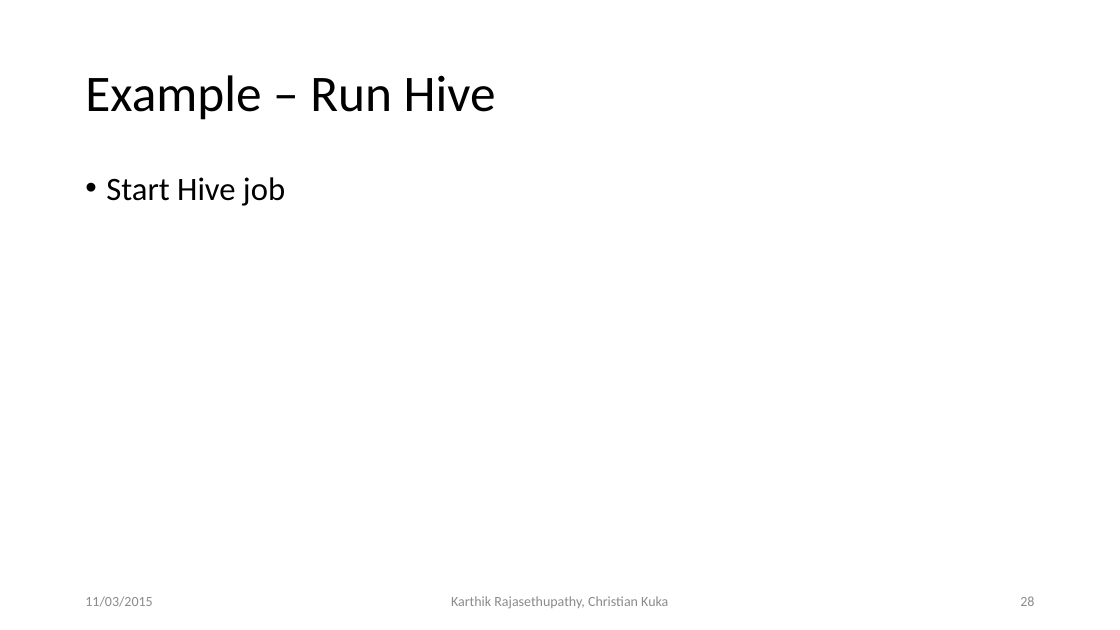
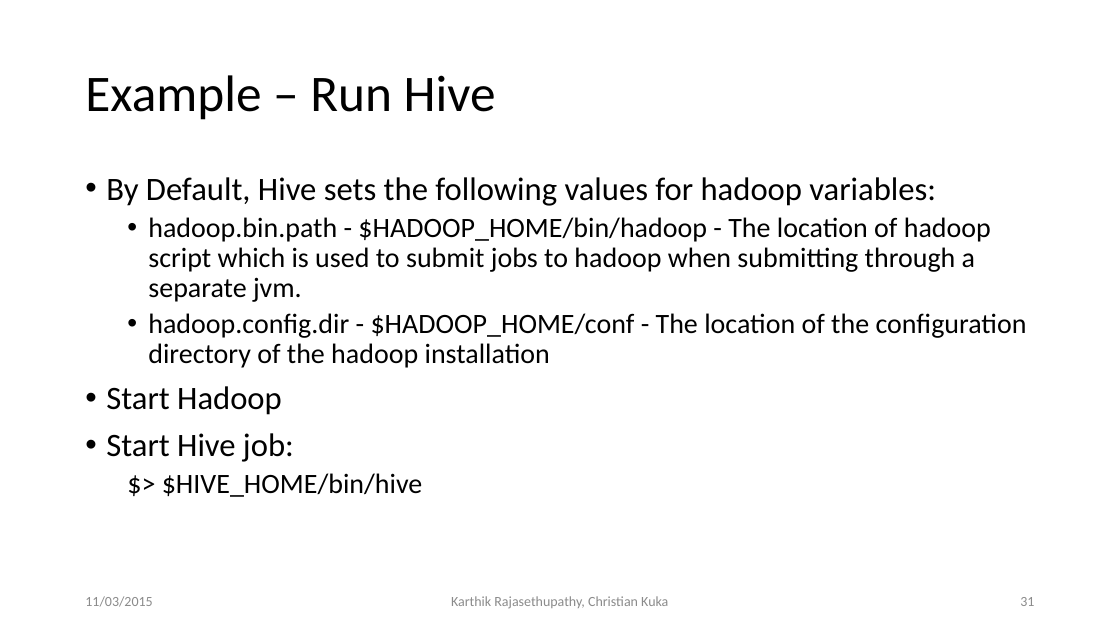
Before and after one commit to ckuka/SHDS, a slide deck: slide 31 of slides/ShanghaiDataScience_Master.pptx (slide 28 before the commit). Drawn at 1120x630 pixels with LibreOffice and Linux fonts; fonts in the diff are those of the drawing. Boxes give left, top, right and bottom in pixels: in the first picture for what was removed or moved away, otherwise in the second. Text is boxed around its words. In the diff, an @@ line names an element or a change of style, - is before the commit and + after.

Commit message:
Add MapReduce slides and flume config

```diff
--- a/slides/ShanghaiDataScience_Master.pptx
+++ b/slides/ShanghaiDataScience_Master.pptx
@@ text at <box>106,177,1027,497</box>: text changed; size 28 to 24 pt @@
-• Start Hive job
+• By Default, Hive sets the following values for hadoop variables:
+  • hadoop.bin.path - $HADOOP_HOME/bin/hadoop - The location of hadoop script which is used to submit jobs to hadoop when submitting through a separate jvm.
+  • hadoop.config.dir - $HADOOP_HOME/conf - The location of the configuration directory of the hadoop installation
+• Start Hadoop
+• Start Hive job:
+  $> $HIVE_HOME/bin/hive
@@ page number at <box>1020,597,1034,606</box>: text changed @@
-28
+31
```
Also in this commit, not shown: 8 other slides changed, 3 slides added, 4 other files.
